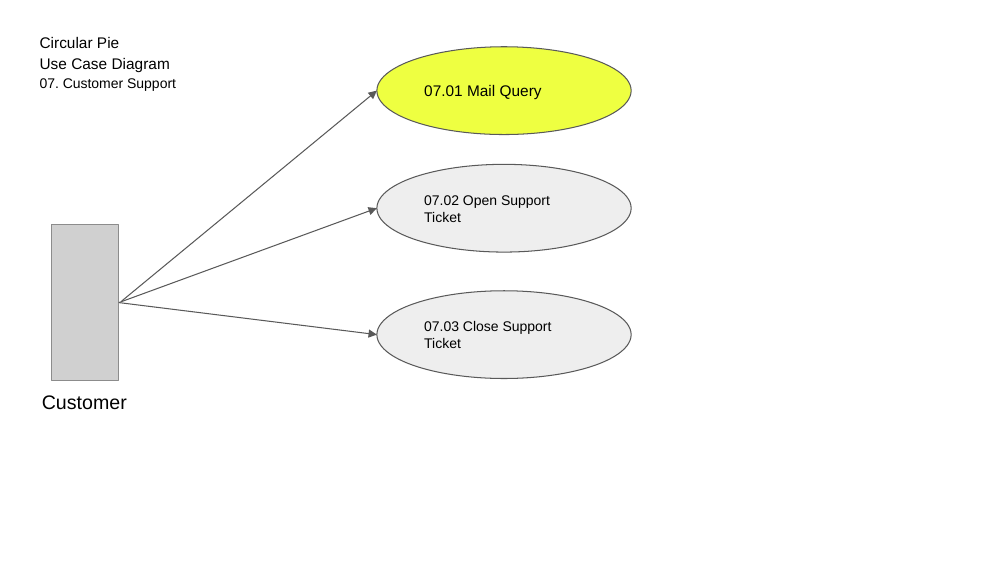
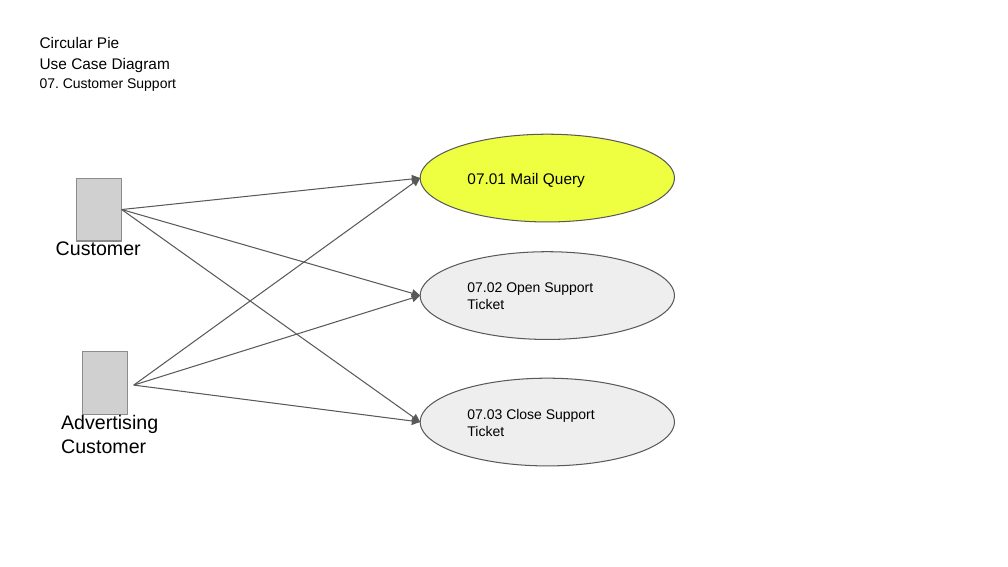
Before and after one commit to yashkantharia/Circular_Pie, a slide deck: slide 7 of CircularPie/Final Presentation/8. UseCaseDiagrams-(UML).pptx. Drawn at 1008x567 pixels with LibreOffice and Linux fonts; fonts in the diff are those of the drawing; grey boxes stand for pictures. Boxes give left, top, right and bottom in pixels: in the first picture for what was removed or moved away, otherwise in the second. Text is boxed around its words. In the diff, an @@ line names an element or a change of style, - is before the commit and + after.

```diff
--- a/CircularPie/Final Presentation/8. UseCaseDiagrams-(UML).pptx
+++ b/CircularPie/Final Presentation/8. UseCaseDiagrams-(UML).pptx
@@ picture: place and size @@
-picture at <box>51,225,119,380</box>
+picture at <box>77,178,122,241</box>
@@ arrow moved from (122, 301) - (377, 91) to (122, 210) - (420, 178) @@
@@ arrow added from (134, 385) to (420, 178), #595959 0.75 pt @@
@@ text "Customer": place and size @@
-text "Customer" at <box>42,395,127,410</box>
+text "Customer" at <box>56,240,141,256</box>
@@ arrow moved from (119, 302) - (377, 209) to (122, 210) - (420, 295) @@
@@ arrow moved from (119, 302) - (377, 335) to (122, 210) - (420, 422) @@
@@ arrow added from (134, 385) to (420, 295), #595959 0.75 pt @@
@@ picture added at <box>82,352,127,414</box> @@
@@ arrow added from (134, 385) to (420, 422), #595959 0.75 pt @@
@@ 3 ellipses: place and size @@
-3 ellipses at <box>377,46,631,378</box>
+3 ellipses at <box>420,134,674,466</box>
@@ text added at <box>61,414,158,454</box>, 14 pt, text #000000 @@
+Advertising Customer
```
Also in this commit, not shown: 3 other slides changed, 10 other files.
